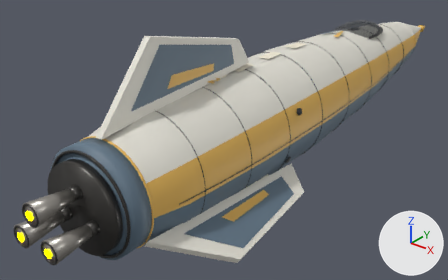
The glTF model ThoriumGap_JS/models/Ship_LunarCourier_899475.glb: old version first, new version second.
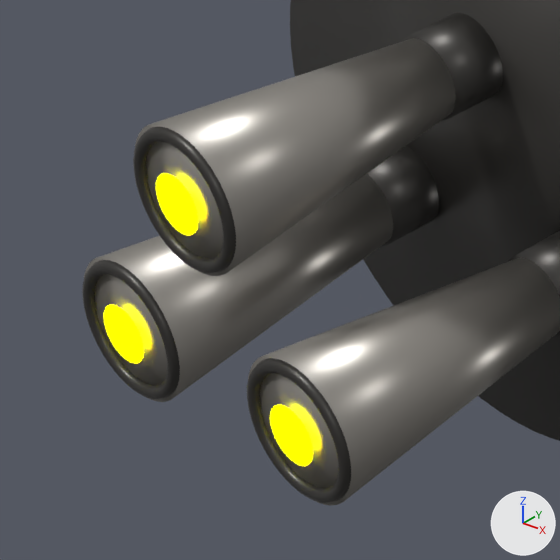
The first picture shows the older version from a camera (50 mm lens) standing at (5.08, -7.96, 3.83) and looking at (-0.67, -0.78, -0.63). The close-ups show the older and then the newer version on the part from 0% to 20% of the width and 65% to 98% of the height of that picture. Only the edits that show in the close-ups are written down. Every picture has the same lights, and +X, +Y and +Z are marked at lower right. Where no turn or scale is listed for an object, it has been applied to the vertices.

Names of what the first close-up shows: 'EngineBell_LeftLower_BurnishedNozzle', 'EngineBell_RightLower_BurnishedNozzle', 'EngineBell_Upper_BurnishedNozzle', 'EngineDeck_AftDarkMountPlate', 'EngineEmitter', 'EngineLip_LeftLower_DarkRim', 'EngineLip_RightLower_DarkRim', 'EngineLip_Upper_DarkRim', 'EngineThroat_LeftLower_DarkSocket', 'EngineThroat_RightLower_DarkSocket', 'EngineThroat_Upper_DarkSocket'.
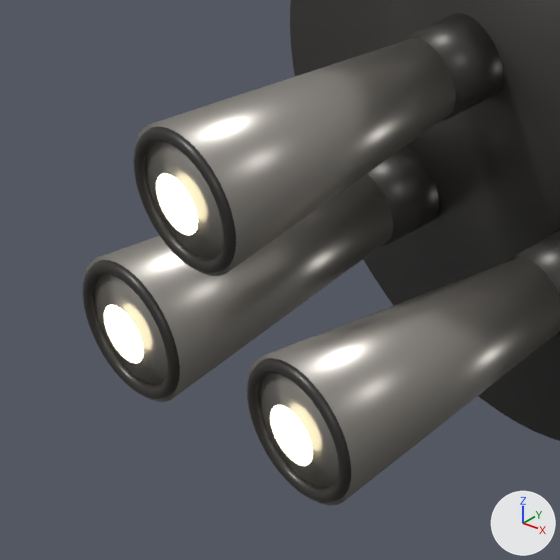
Pixel boxes (x1, y1, x2, y2) of what changed, in the close-ups (560 x 560 px):
'EngineEmitter', recoloured
    both: (104, 173, 313, 466)

The change, as a diff of the scene's bpy script:
```diff
--- a/ThoriumGap_JS/models/Ship_LunarCourier_899475.glb.py
+++ b/ThoriumGap_JS/models/Ship_LunarCourier_899475.glb.py
@@ mat_engineglow @@
 mat_engineglow.roughness = 1.0
-mat_engineglow.emission_color = (1.0, 1.0, 0.0)  # yellow #ffff00
+mat_engineglow.emission_color = (0.62, 0.57, 0.4)  # beige #cec7aa
 mat_engineglow.emission_strength = 5.0
```
